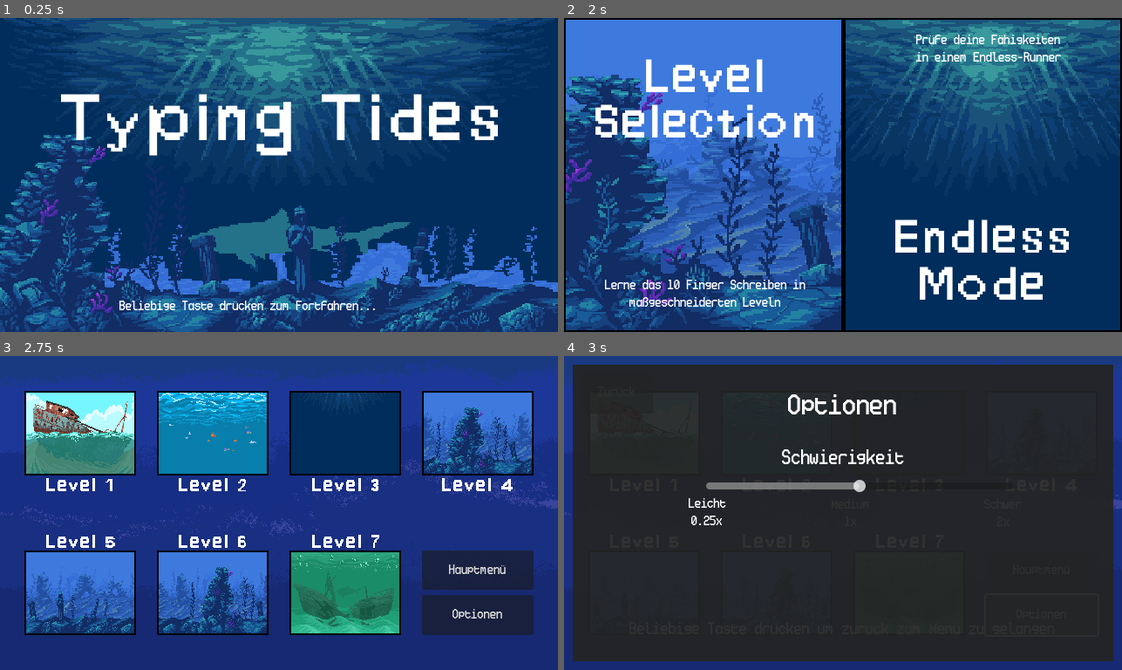
Above: before the commit, frames 1-4 (two rows, left to right).
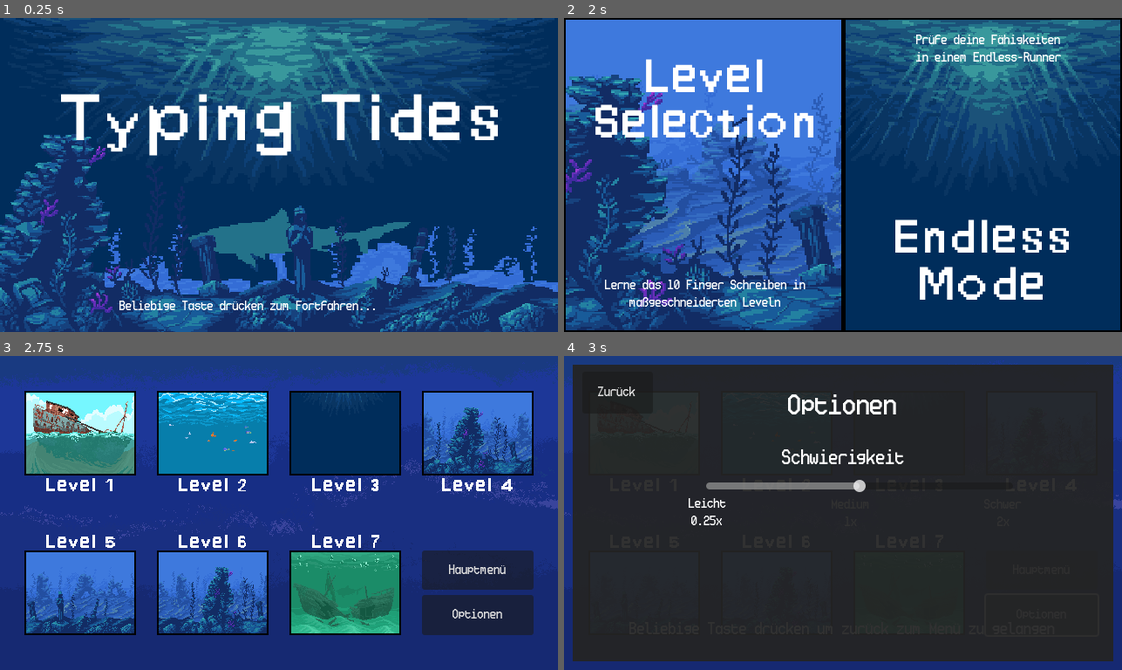
Above: after the commit, the same moments.

Repository: lehmius/typing-tides
Game: Godot game, scene res://scenes/game.tscn
Two runs of this game, one before a commit and one after it. Both use one fixed random seed, a clock stepped at 60 frames per second and the inputs below. The engine's default icon, where the game draws it, is replaced by a stand-in: a white triangle on a blue panel in a dark square.
Inputs (mouse positions are in pixels of both pictures, inside the frame that each line leads up to):
- Up to frame 1 (0.25 s): no input
- Up to frame 2 (2 s): tap Enter at 0.5 s; move the mouse to (965, 159) at 0.52 s; click (965, 159) at 0.67 s; click "Klicke hier oder eine beliebi…" at 1.25 s
- Up to frame 3 (2.75 s): tap Space at 2 s; move the mouse to (167, 528) at 2.02 s; click (167, 528) at 2.17 s
- Up to frame 4 (3 s): click "Optionen" at 2.75 s

Frames 1-3 are identical in both runs. In frame 4, less than 0.1% of the frame differs, in the area x 6-13%, y 9-13%.

Commit message:
Fix bug where popups are rendered over buttons

Diff:
--- a/scenes/options.tscn
+++ b/scenes/options.tscn
@@ -89,6 +89,7 @@
 horizontal_alignment = 1
 
 [node name="Back" type="Button" parent="."]
+z_index = 750
 layout_mode = 0
 offset_left = 21.0
 offset_top = 18.0
